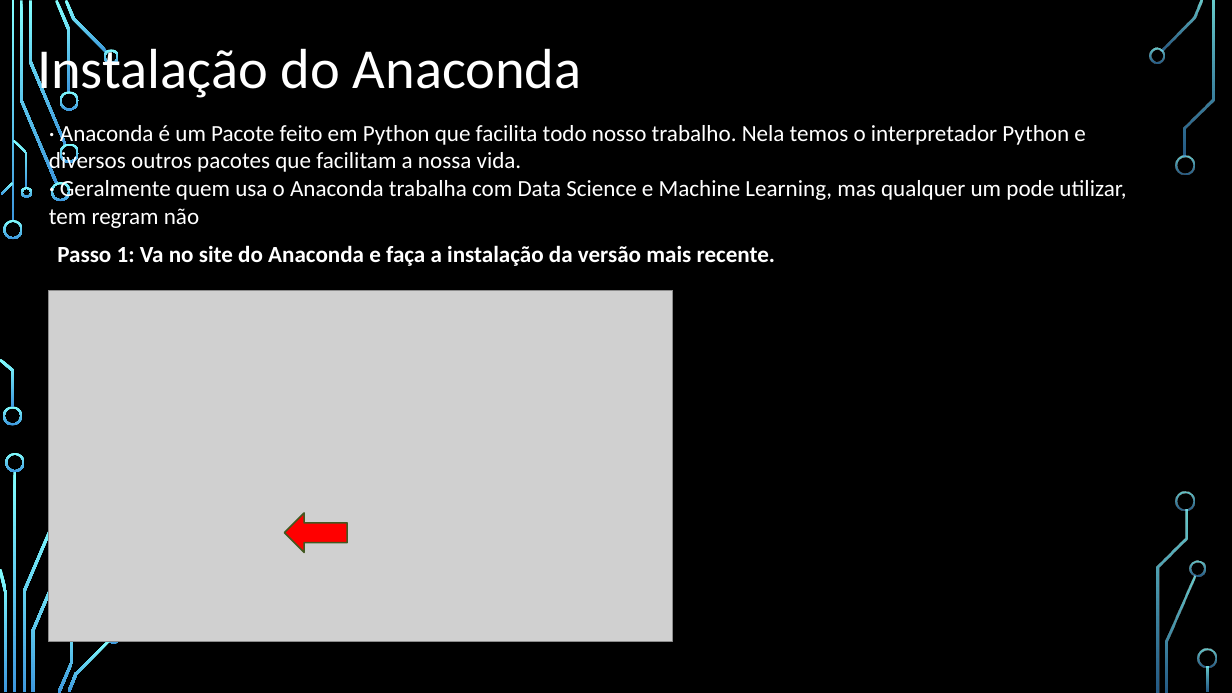
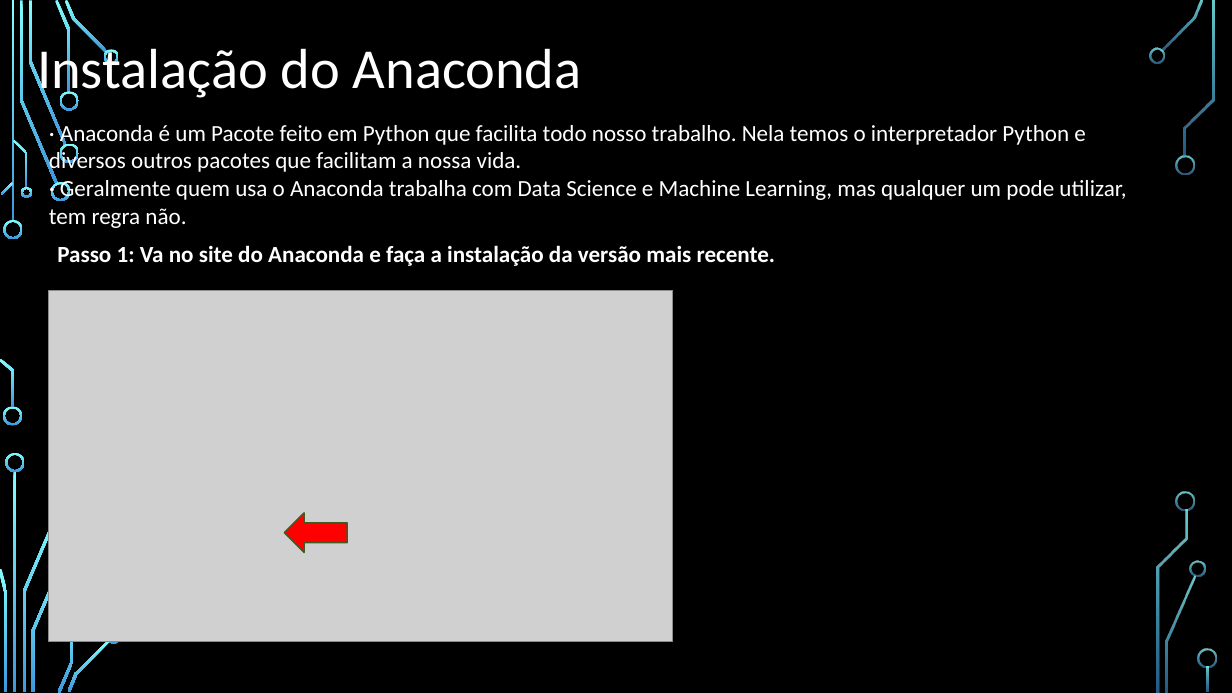
Before and after one commit to gabrielpcavalcanti/Guia-definitivo-do-Python, a slide deck: slide 18 of Aulas/Aula01InstalaçãoPython/Instação_do_python.pptx. Drawn at 1232x693 pixels with LibreOffice and Linux fonts; fonts in the diff are those of the drawing; grey boxes stand for pictures; background and template pictures are left out. Boxes give left, top, right and bottom in pixels: in the first picture for what was removed or moved away, otherwise in the second. Text is boxed around its words. In the diff, an @@ line names an element or a change of style, - is before the commit and + after.

```diff
--- a/Aulas/Aula01InstalaçãoPython/Instação_do_python.pptx
+++ b/Aulas/Aula01InstalaçãoPython/Instação_do_python.pptx
@@ text at (49,180,1126,228): text changed @@
-· Geralmente quem usa o Anaconda trabalha com Data Science e Machine Learning, mas qualquer um pode utilizar, tem regram não
+· Geralmente quem usa o Anaconda trabalha com Data Science e Machine Learning, mas qualquer um pode utilizar, tem regra não.
```
Also in this commit, not shown: 1 other slide changed, 5 other files.
